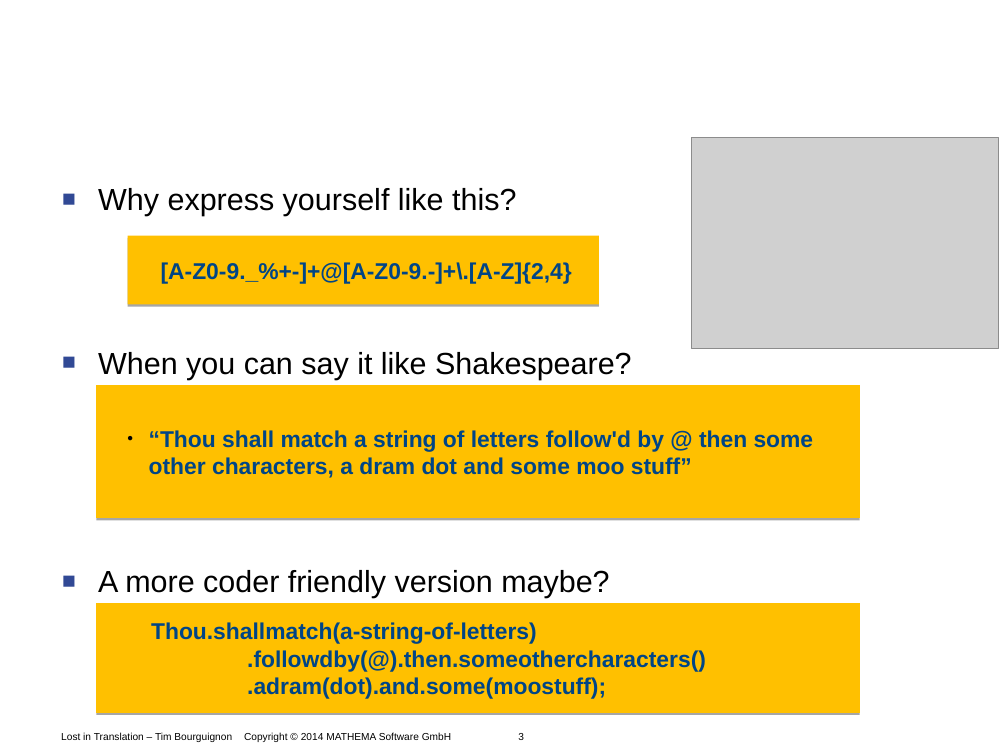
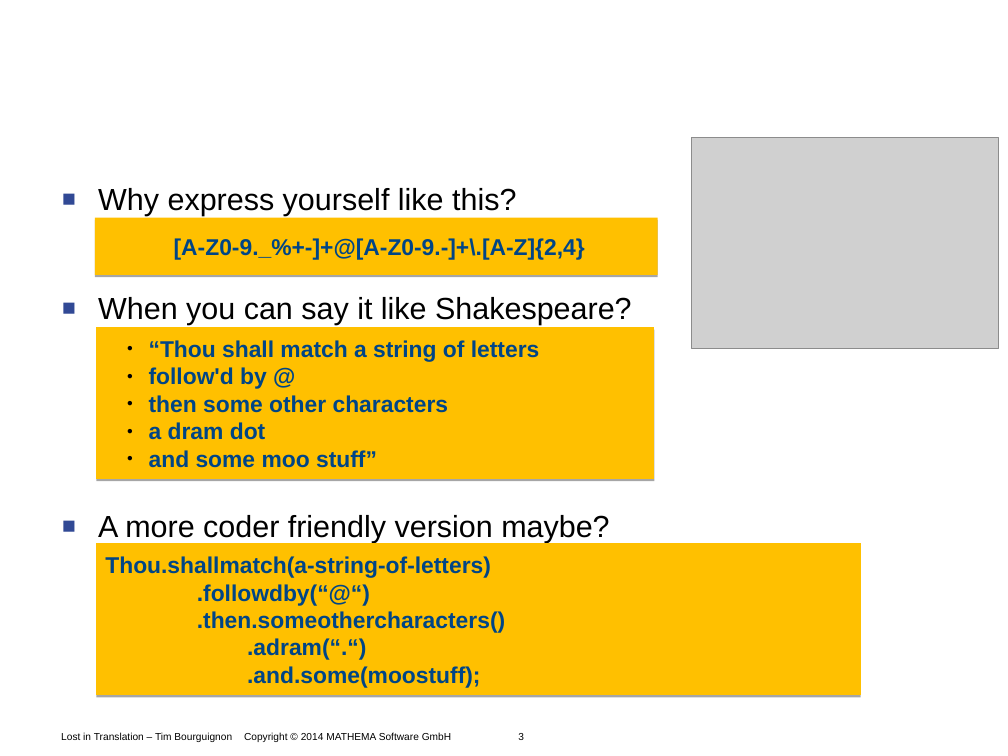
Before and after one commit to Timothep/Talk.LostInTranslation, a slide deck: slide 3 of LostInTranslation.odp. Drawn at 1008x756 pixels with LibreOffice and Linux fonts; fonts in the diff are those of the drawing; grey boxes stand for pictures; background and template pictures are left out. Boxes give left, top, right and bottom in pixels: in the first picture for what was removed or moved away, otherwise in the second. Text is boxed around its words. In the diff, an @@ line names an element or a change of style, - is before the commit and + after.

```diff
--- a/LostInTranslation.odp
+++ b/LostInTranslation.odp
@@ text "Why express yourself like this?" rewrapped from (98,188,632,598) to (98,188,632,543) @@
@@ rectangle "[A-Z0-9._%+-]+@[A-Z0-9.-]+\.[A-Z]{2,4}": place and size @@
-rectangle "[A-Z0-9._%+-]+@[A-Z0-9.-]+\.[A-Z]{2,4}" at (128,236,599,305)
+rectangle "[A-Z0-9._%+-]+@[A-Z0-9.-]+\.[A-Z]{2,4}" at (95,218,659,275)
@@ freeform shape "“Thou shall match a string ...": place and size @@
-freeform shape "“Thou shall match a string ..." at (96,385,860,519)
+freeform shape "“Thou shall match a string ..." at (96,327,654,479)
@@ text in freeform shape at (149,341,540,468): text changed @@
-  ● “Thou shall match a string of letters follow'd by @ then some other characters, a dram dot and some moo stuff”
+  ● “Thou shall match a string of letters
+  ● follow'd by @
+  ● then some other characters
+  ● a dram dot
+  ● and some moo stuff”
@@ freeform shape "Thou.shallmatch(a-string-of-letters)": place and size @@
-freeform shape "Thou.shallmatch(a-string-of-letters)" at (96,604,860,713)
+freeform shape "Thou.shallmatch(a-string-of-letters)" at (96,543,861,695)
@@ text in freeform shape at (105,556,491,578): list level 2 to 1 in "Thou.shallmatch(a-string-of-letters)" @@
@@ text in freeform shape at (197,585,505,688): text changed @@
-  .followdby(@).then.someothercharacters()
-  .adram(dot).and.some(moostuff);
+.followdby(“@“)
+.then.someothercharacters()
+.adram(“.“)
+.and.some(moostuff);
```
Also in this commit, not shown: 25 other slides changed, 5 slides added, 4 slides removed.
